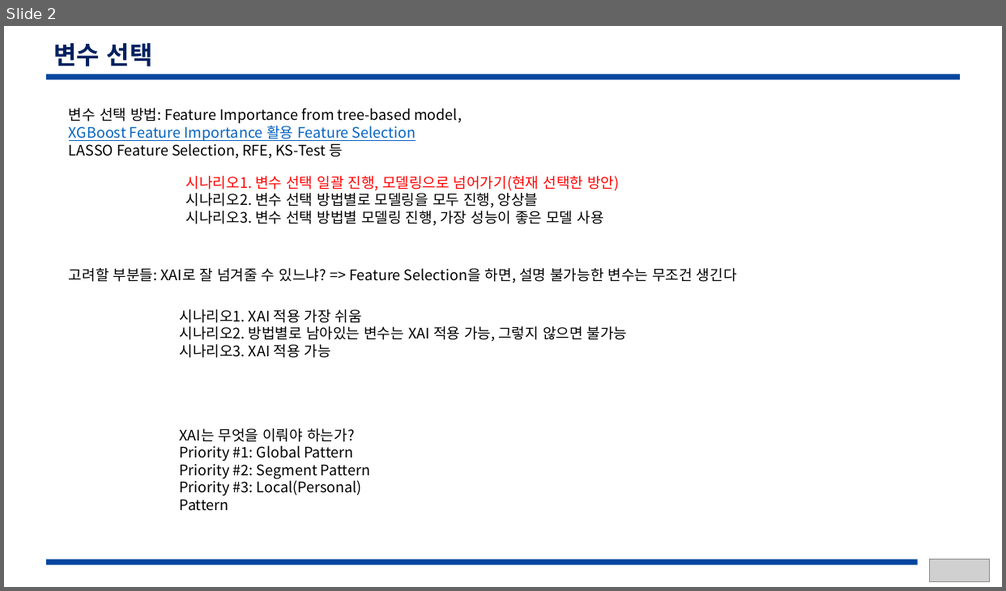
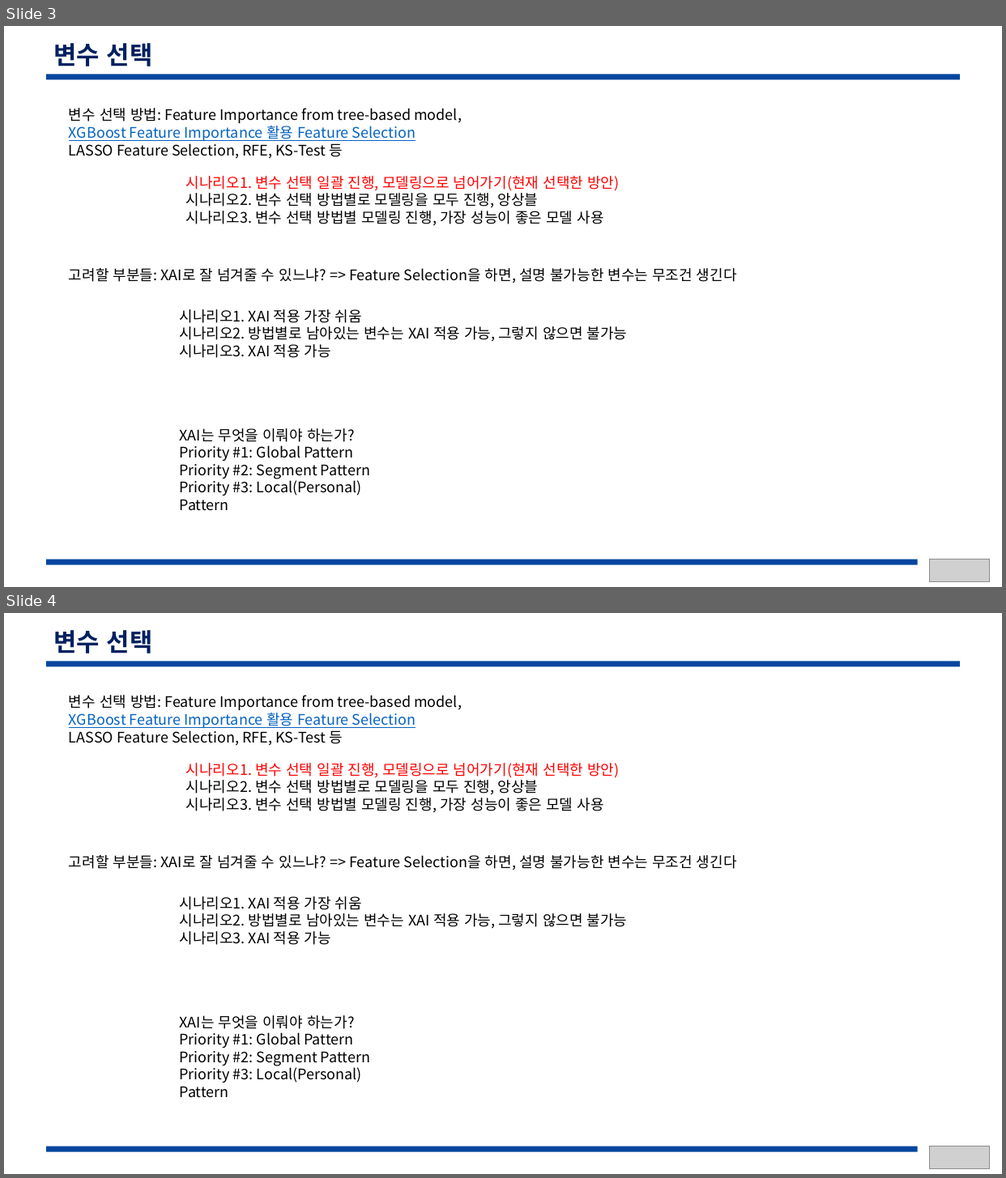
Before and after one commit to ilovemyminutes/SamsungCard2020, a slide deck: ppt/20200919_blueprint.pptx. Shown one above the other, each under a label of ours: slide 2 before the commit, slides 3 and 4 after it. The pictures are 1006x591 and 1006x1178 pixels, drawn with LibreOffice and Linux fonts; fonts in the diff are those of the drawing; grey boxes stand for pictures. Boxes give left, top, right and bottom in pixels: in the first picture for what was removed or moved away, otherwise in the second. Text is boxed around its words. In the diff, an @@ line names an element or a change of style, - is before the commit and + after.

```diff
--- a/ppt/20200919_blueprint.pptx
+++ b/ppt/20200919_blueprint.pptx
@@ slide 4 added at [4,613,1002,1174], background #FFFFFF @@
@@ title added at [53,630,153,653], 24 pt, text #002060, bold @@
+변수 선택
@@ rectangle added at [46,661,959,667], fill #04469F @@
@@ text added at [69,695,462,746], 14 pt, text #000000 @@
+변수 선택 방법: Feature Importance from tree-based model,
+XGBoost Feature Importance 활용 Feature Selection
+LASSO Feature Selection, RFE, KS-Test 등
@@ text added at [186,763,619,813], 14 pt, text #000000 @@
+시나리오1. 변수 선택 일괄 진행, 모델링으로 넘어가기(현재 선택한 방안)
+시나리오2. 변수 선택 방법별로 모델링을 모두 진행, 앙상블
+시나리오3. 변수 선택 방법별 모델링 진행, 가장 성능이 좋은 모델 사용
@@ text added at [69,855,737,871], 14 pt, text #000000 @@
+고려할 부분들: XAI로 잘 넘겨줄 수 있느냐? => Feature Selection을 하면, 설명 불가능한 변수는 무조건 생긴다
@@ text added at [180,897,628,945], 14 pt, text #000000 @@
+시나리오1. XAI 적용 가장 쉬움
+시나리오2. 방법별로 남아있는 변수는 XAI 적용 가능, 그렇지 않으면 불가능
+시나리오3. XAI 적용 가능
@@ text added at [180,1016,370,1098], 14 pt, text #000000 @@
+XAI는 무엇을 이뤄야 하는가?
+Priority #1: Global Pattern
+Priority #2: Segment Pattern
+Priority #3: Local(Personal) Pattern
@@ rectangle added at [46,1147,918,1152], fill #04469F @@
@@ picture added at [930,1147,990,1170] @@
@@ what was slide 2 is now slide 3 @@
```
Also in this commit, not shown: 4 slides changed, 1 other slide added.
